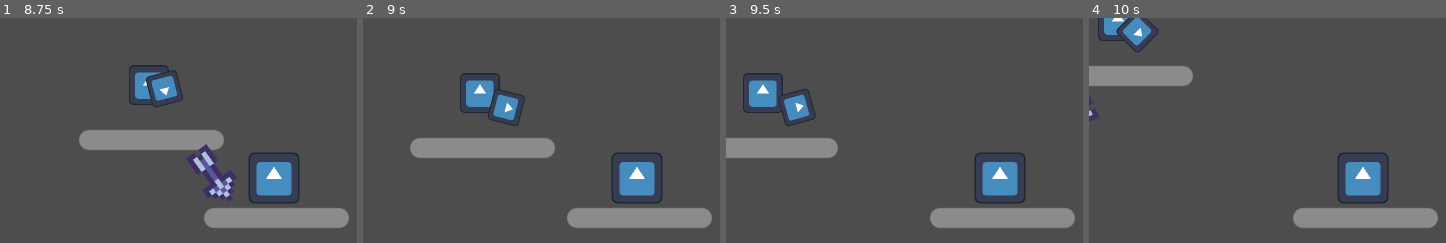
Above: before the commit, frames 1-4 (left to right).
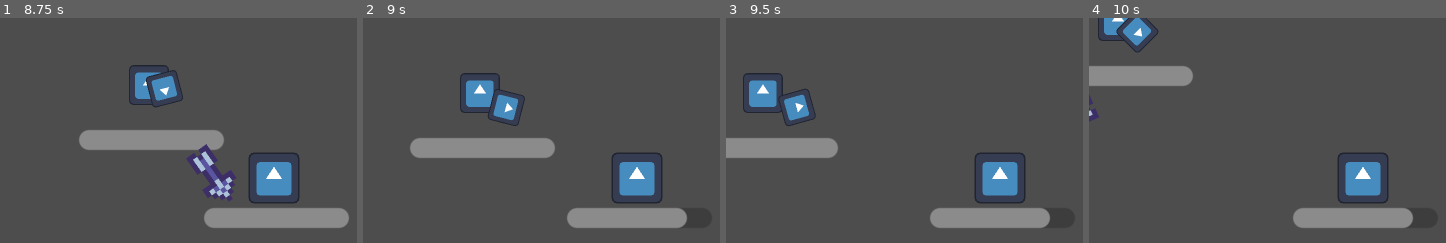
Above: after the commit, the same moments.

Repository: Renan-G-projec/DungeonWarrior
Game: Godot game, scene res://scenes/main.tscn
The game is run twice, just before and just after one commit, with the same random seed, the same clock (stepped at 60 frames per second) and the same inputs. The engine's default icon, where the game draws it, is replaced by a stand-in: a white triangle on a blue panel in a dark square.
Inputs (mouse positions are % of the whole screen's width and height, from its top left):
- Up to frame 1 (8.75 s): tap Enter at 0.5 s; move the mouse to (50, 70) at 0.52 s; hold W (walk_up) 0.53-2.03 s; click (50, 70) at 0.6 s; move the mouse to (90, 65) at 1.27 s; tap Alt every 2.25 s from 1.35 to 8.1 s; move the mouse to (22, 35) at 2.02 s; hold A (walk_left) 2.03-3.53 s; tap Shift at 2.1, 4.35, 6.6 s; move the mouse to (62, 50) at 2.77 s; click (62, 50) at 2.85 s; move the mouse to (39, 25) at 3.52 s; hold S (walk_down) 3.53-4.28 s; move the mouse to (81, 45) at 4.27 s; hold D (walk_right) 4.28-5.03 s; move the mouse to (34, 55) at 5.02 s; hold W (walk_up) 5.03-5.78 s; click (34, 55) at 5.1 s; move the mouse to (67, 28) at 5.77 s; hold D (walk_right) 5.78-8.03 s; move the mouse to (50, 70) at 6.52 s; move the mouse to (90, 65) at 7.27 s; click (90, 65) at 7.35 s; move the mouse to (22, 35) at 8.02 s; hold S (walk_down) from 8.03 s (still down)
- Up to frame 2 (9 s): move the mouse to (62, 50) at 8.77 s; release S (walk_down) at 8.78 s; hold A (walk_left) from 8.78 s (still down); tap Shift at 8.85 s
- Up to frame 3 (9.5 s): keep holding A (walk_left)
- Up to frame 4 (10 s): move the mouse to (39, 25) at 9.52 s; release A (walk_left) at 9.53 s; hold W (walk_up) from 9.53 s (still down); click (39, 25) at 9.6 s
The pictures show only the part of the screen within x 46-96%, y 0-50%; the shares and areas given below are measured in that part.

Frame 1 is identical in both runs. In frame 2, 0.6% of the frame differs, in the area x 88-98%, y 84-94%; in frame 3, 0.6%; in frame 4, 0.6%.

Commit message:
fix: Added default value for bullet damage. AMDG

Diff:
--- a/features/enemies/enemy_base.tscn
+++ b/features/enemies/enemy_base.tscn
@@ -23,8 +23,8 @@
 
 [node name="HealthComponent" type="Node" parent="." unique_id=1190549742]
 script = ExtResource("2_valvq")
-max_life = 20.0
-life = 20.0
+max_life = 25.0
+life = 25.0
 metadata/_custom_type_script = "uid://c7gd8nrwsduhk"
 
 [node name="FeelComponent" type="Node" parent="." unique_id=912301115]
--- a/features/weapons/bullet_weapon.gd
+++ b/features/weapons/bullet_weapon.gd
@@ -41,7 +41,7 @@
 	%ShootCooldown.start()
 
 func start_recharging() -> void:
-	if _is_recharging: return
+	if _is_recharging || ammo > 0: return
 	_is_recharging = true
 	started_recharging.emit()
 	%RechargeCooldown.start()
@@ -56,7 +56,6 @@
 	_is_on_cooldown = false
 
 func _on_recharge_cooldown_timeout() -> void:
-	_is_recharging = false
-
 	ammo = max_ammo
 	ended_recharging.emit()
+	_is_recharging = false
--- a/features/weapons/bullets/bullet_base.gd
+++ b/features/weapons/bullets/bullet_base.gd
@@ -2,7 +2,7 @@
 class_name BulletBase
 extends Area2D
 
-@export var damage: float
+@export var damage: float = 5.0
 
 var velocity: Vector2
 
